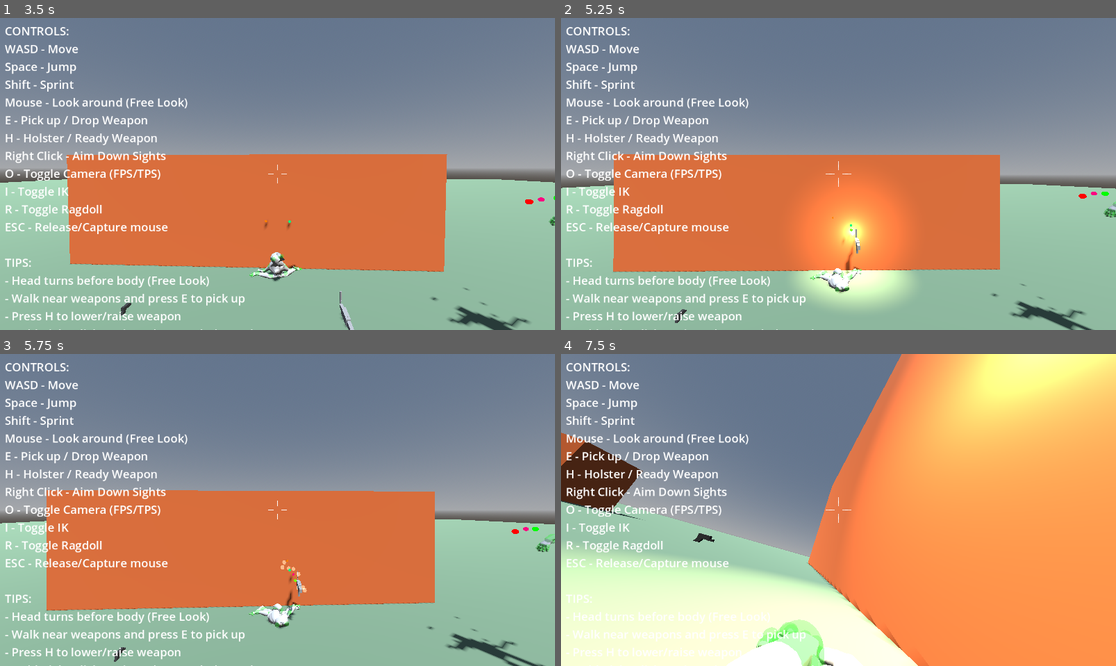
Above: before the commit, frames 1-4 (two rows, left to right).
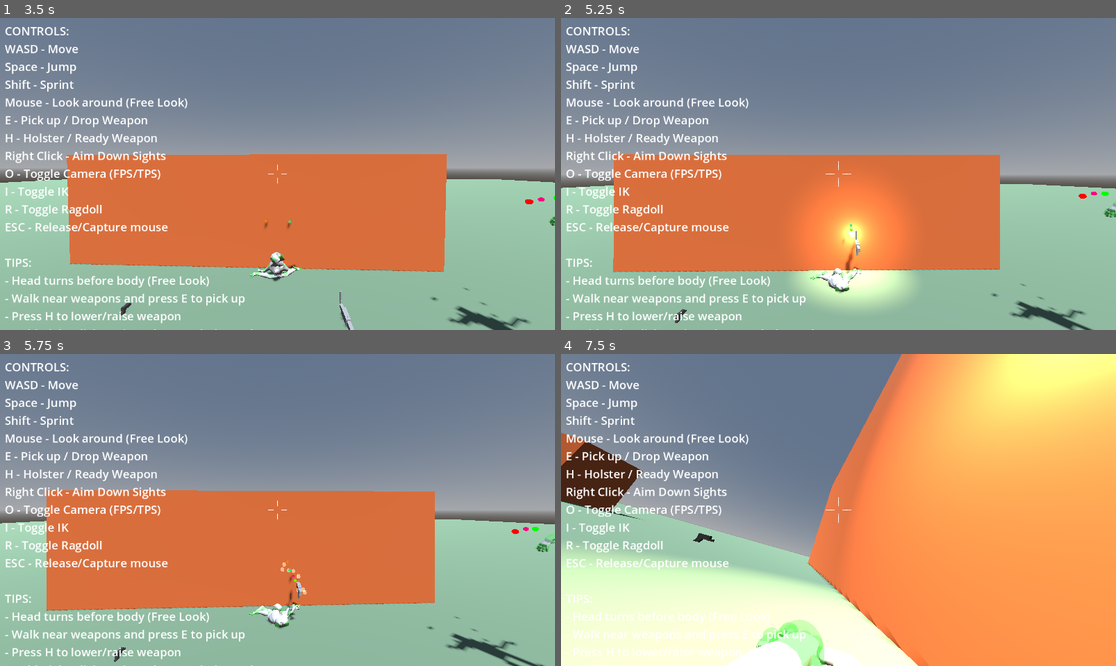
Above: after the commit, the same moments.

Repository: lmf-git/fpsikanimragdoll
Game: Godot game, scene res://world.tscn
Same seed, same stepped clock (60 frames per second), same inputs: the game is played once before the commit and once after it.
Inputs (mouse positions are in pixels of both pictures, inside the frame that each line leads up to):
- Up to frame 1 (3.5 s): tap Enter at 0.5 s; move the mouse to (305, 174) at 0.52 s; hold Shift (sprint) 0.53-1.28 s; hold W (move_forward) from 0.53 s (still down); click (305, 174) at 0.67 s; tap Space (jump) at 0.77, 1.52, 3.02 s; move the mouse to (249, 174) at 1.27 s; tap O (toggle_camera) at 1.35 s; move the mouse to (288, 167) at 2.02 s; hold I (toggle_ik) 2.03-2.78 s; move the mouse to (271, 180) at 2.77 s; tap R (toggle_ragdoll) at 2.85 s; click (271, 180) at 2.92 s
- Up to frame 2 (5.25 s): keep holding W (move_forward); move the mouse to (877, 177) at 3.52 s; tap E at 3.6 s; tap Space (jump) at 3.77, 4.52 s; move the mouse to (794, 170) at 4.27 s; tap Ctrl at 4.35 s; move the mouse to (844, 174) at 5.02 s; tap H at 5.1 s; click (844, 174) at 5.17 s
- Up to frame 3 (5.75 s): keep holding W (move_forward)
- Up to frame 4 (7.5 s): move the mouse to (816, 503) at 5.77 s; release W (move_forward) at 5.78 s; hold D (move_right) 5.78-6.53 s; tap Alt at 5.85 s; tap Space (jump) at 6.02, 6.77 s; move the mouse to (866, 510) at 6.52 s; hold Shift (sprint) 6.53-7.28 s; hold W (move_forward) from 6.53 s (still down); move the mouse to (810, 510) at 7.27 s; tap O (toggle_camera) at 7.35 s; click (810, 510) at 7.42 s

Frame 1 is identical in both runs. In frame 2, less than 0.1% of the frame differs, in the area x 48-54%, y 63-82%; in frame 3, 0.1%; in frame 4, 0.4%, in the area x 47-86%, y 0-100%.

Commit message:
Implement ADS weapon centering with hands following weapon grips
- Add two-mode weapon positioning: ADS centers weapon in view, hip fire has weapon follow hands
- Right hand IK target follows weapon main grip during ADS (character_controller.gd:2220-2230)
- Weapon centers at camera view using aim_weapon_offset during ADS (character_controller.gd:2486-2505)
- Weapon follows hand position during hip fire (character_controller.gd:2507-2527)
- Zero grip Y component in both modes to prevent weapon appearing below hands
- Left hand follows weapon secondary grip for two-handed weapons
- Fixes: weapons below hands, hand orientation, ADS weapon centering

Diff:
--- a/character_controller.gd
+++ b/character_controller.gd
@@ -2215,30 +2215,37 @@
 	# Position right hand IK target to follow FULL CAMERA DIRECTION
 	var right_hand_target = ik_targets_node.get_node_or_null("RightHandTarget")
 	if right_hand_target:
-		var base_offset = target_offset + current_sway  # Add sway for natural movement
-
-		# Use FULL camera transform basis (includes pitch, yaw, roll)
-		# This ensures hand moves to keep weapon aligned with camera line of sight
-		var camera_basis = active_camera.global_transform.basis
-
-		# Apply hand recoil to offset
-		var final_offset = base_offset + current_hand_recoil
-		var target_pos = anchor_transform.origin + camera_basis * final_offset
-
-		# Smooth transition to target position
-		right_hand_target.global_position = right_hand_target.global_position.lerp(target_pos, ik_transition_speed * delta)
-
-		# Set hand rotation to orient palm correctly for grip
-		# Palm should face left (toward body), fingers point forward
-		# Camera basis gives us the weapon orientation, then rotate hand to grip position
-		var hand_basis = camera_basis
-
-		# Rotate hand so palm faces inward (left) for proper grip
-		# Rotate around Z axis (forward) to turn palm inward
-		var palm_rotation = Basis(Vector3(0, 0, 1), deg_to_rad(90))  # Rotate 90° around forward axis
-		hand_basis = hand_basis * palm_rotation
-
-		right_hand_target.global_transform.basis = hand_basis
+		# When aiming down sight, position hand at weapon grip (weapon is centered in view)
+		# When not aiming, position hand by camera offset (weapon follows hand)
+		if weapon_state == WeaponState.AIMING and equipped_weapon and equipped_weapon.main_grip:
+			# ADS: Hand follows weapon grip (weapon is centered)
+			var grip_global_pos = equipped_weapon.main_grip.global_position
+			right_hand_target.global_position = right_hand_target.global_position.lerp(grip_global_pos, ik_transition_speed * delta)
+
+			# Hand rotation matches weapon orientation
+			var camera_basis = active_camera.global_transform.basis
+			var hand_basis = camera_basis
+			var palm_rotation = Basis(Vector3(0, 0, 1), deg_to_rad(90))
+			hand_basis = hand_basis * palm_rotation
+			right_hand_target.global_transform.basis = hand_basis
+		else:
+			# Hip fire: Hand positioned by camera offset (weapon follows hand)
+			var base_offset = target_offset + current_sway
+
+			var camera_basis = active_camera.global_transform.basis
+
+			# Apply hand recoil to offset
+			var final_offset = base_offset + current_hand_recoil
+			var target_pos = anchor_transform.origin + camera_basis * final_offset
+
+			# Smooth transition to target position
+			right_hand_target.global_position = right_hand_target.global_position.lerp(target_pos, ik_transition_speed * delta)
+
+			# Set hand rotation to orient palm correctly for grip
+			var hand_basis = camera_basis
+			var palm_rotation = Basis(Vector3(0, 0, 1), deg_to_rad(90))
+			hand_basis = hand_basis * palm_rotation
+			right_hand_target.global_transform.basis = hand_basis
 
 	# Update left hand IK target for two-handed weapons (rifles) and pistols when aiming
 	var left_hand_target = ik_targets_node.get_node_or_null("LeftHandTarget")
@@ -2472,32 +2479,52 @@
 	# Weapon points in camera forward direction, ignoring hand bone rotation
 	var camera_basis = active_camera.global_transform.basis
 
-	# Get IK targets node for precise hand positioning
-	var ik_targets_node = get_node_or_null("IKTargets")
-
-	# Use IK target position instead of bone position for more precise placement
-	# This eliminates gap between hand and weapon
-	var hand_position: Vector3
-	if ik_targets_node:
-		var right_hand_target = ik_targets_node.get_node_or_null("RightHandTarget")
-		if right_hand_target:
-			hand_position = right_hand_target.global_position
+	# Set weapon to face camera direction (no lag, always centered)
+	equipped_weapon.global_transform.basis = camera_basis
+
+	# Position weapon differently based on weapon state
+	if weapon_state == WeaponState.AIMING:
+		# When aiming down sight: center weapon in camera view
+		# Position weapon in front of camera based on aim offset
+		var anchor_transform: Transform3D
+		if chest_bone_id >= 0:
+			anchor_transform = skeleton.global_transform * skeleton.get_bone_global_pose(chest_bone_id)
+		else:
+			anchor_transform = global_transform
+
+		var weapon_center_pos = anchor_transform.origin + camera_basis * aim_weapon_offset
+
+		# Adjust for grip offset so grip aligns with hands
+		if equipped_weapon.main_grip:
+			var grip_local_pos = equipped_weapon.main_grip.position
+			# Zero Y to keep weapon at correct height
+			grip_local_pos.y = 0
+			var grip_offset_rotated = camera_basis * grip_local_pos
+			equipped_weapon.global_position = weapon_center_pos - grip_offset_rotated
+		else:
+			equipped_weapon.global_position = weapon_center_pos
+	else:
+		# When not aiming: weapon follows hand position
+		var ik_targets_node = get_node_or_null("IKTargets")
+		var hand_position: Vector3
+		if ik_targets_node:
+			var right_hand_target = ik_targets_node.get_node_or_null("RightHandTarget")
+			if right_hand_target:
+				hand_position = right_hand_target.global_position
+			else:
+				hand_position = right_hand_attachment.global_transform.origin if right_hand_attachment else global_position
 		else:
 			hand_position = right_hand_attachment.global_transform.origin if right_hand_attachment else global_position
-	else:
-		hand_position = right_hand_attachment.global_transform.origin if right_hand_attachment else global_position
-
-	# Set weapon to face camera direction (no lag, always centered)
-	equipped_weapon.global_transform.basis = camera_basis
-
-	# Position weapon at hand location with grip offset
-	if equipped_weapon.main_grip and equipped_weapon.main_grip.position != null:
-		var grip_local_pos = equipped_weapon.main_grip.position
-		var grip_offset_rotated = camera_basis * grip_local_pos
-		equipped_weapon.global_position = hand_position - grip_offset_rotated
-	else:
-		# No grip point - use weapon origin
-		equipped_weapon.global_position = hand_position
+
+		# Position weapon at hand location with grip offset
+		if equipped_weapon.main_grip:
+			var grip_local_pos = equipped_weapon.main_grip.position
+			# Zero Y to keep weapon at correct height
+			grip_local_pos.y = 0
+			var grip_offset_rotated = camera_basis * grip_local_pos
+			equipped_weapon.global_position = hand_position - grip_offset_rotated
+		else:
+			equipped_weapon.global_position = hand_position
 
 # ============================================================================
 # MAIN LOOP - PROCESS (Visual Updates & IK)
